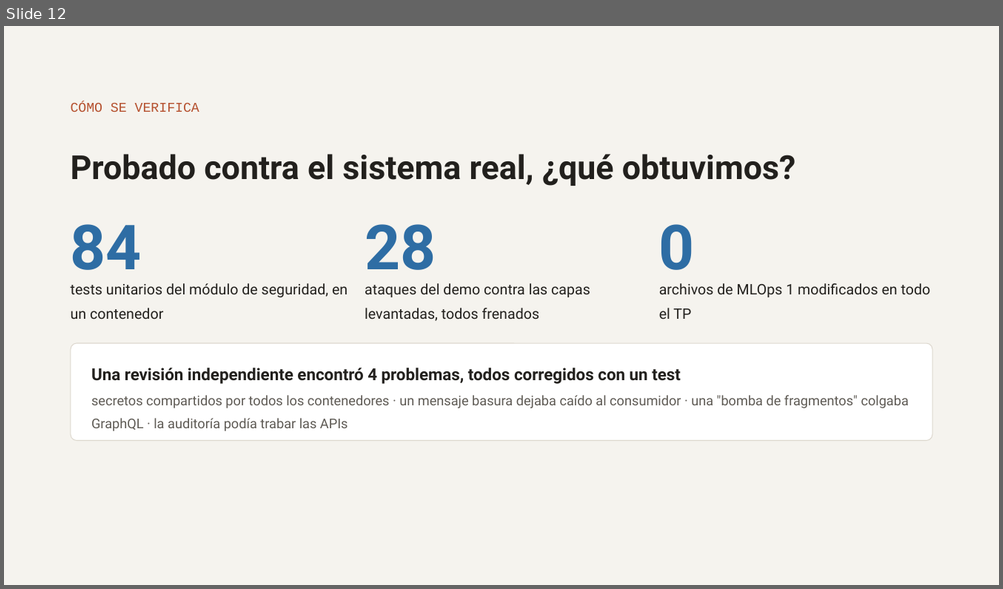
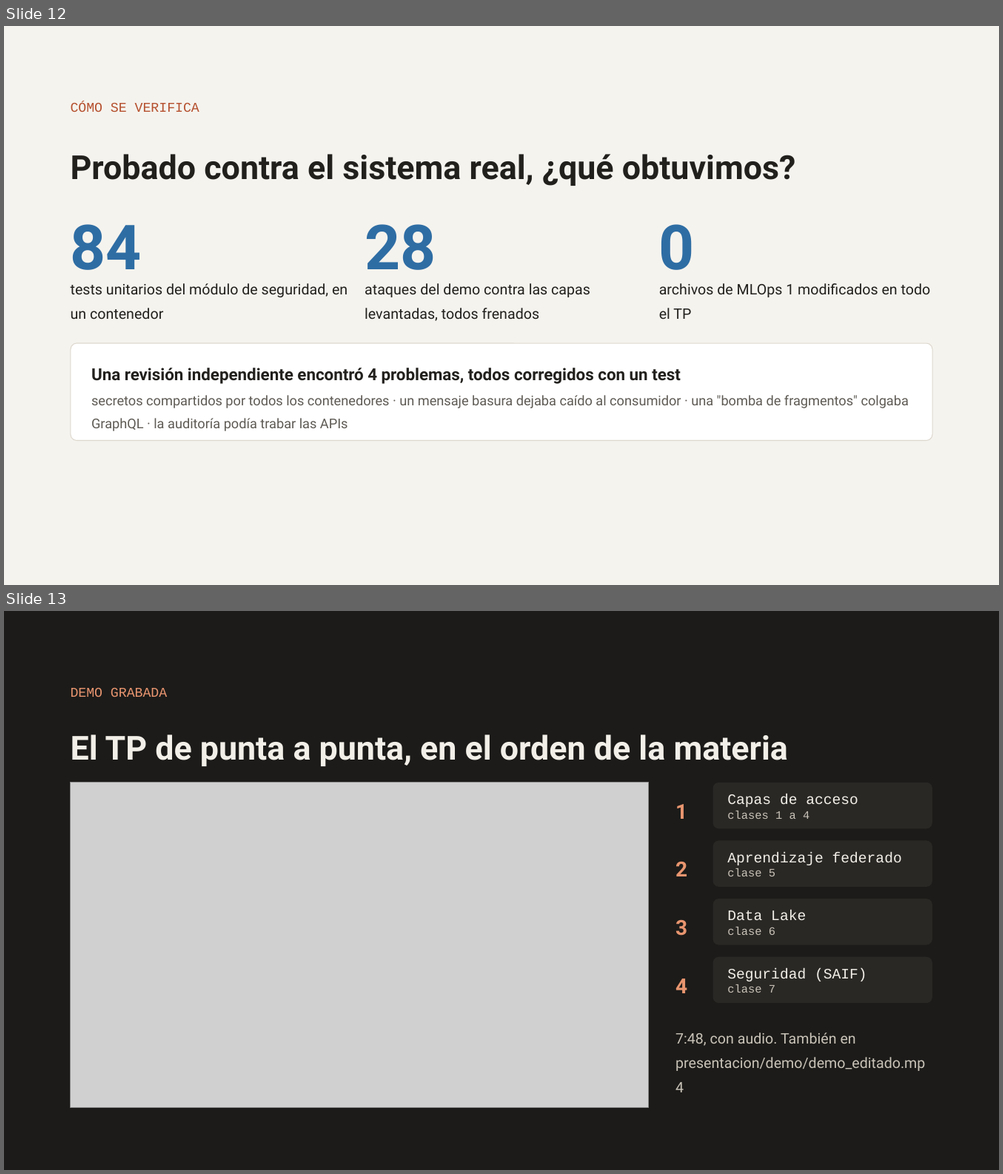
Before and after one commit to dichiazzar/MLOps2, a slide deck: TP_Final/MLOps2_TP_Final/presentacion/TP Final MLOps II.pptx. Shown one above the other, each under a label of ours: slide 12 before the commit, slides 12 and 13 after it. The pictures are 1003x589 and 1003x1174 pixels, drawn with LibreOffice and Linux fonts; fonts in the diff are those of the drawing; grey boxes stand for pictures. Boxes give left, top, right and bottom in pixels: in the first picture for what was removed or moved away, otherwise in the second. Text is boxed around its words. In the diff, an @@ line names an element or a change of style, - is before the commit and + after.

Commit message:
Demo grabada del TP: video editado, guion y scripts; el video reemplaza la demo en vivo en la presentación

```diff
--- a/TP_Final/MLOps2_TP_Final/presentacion/TP Final MLOps II.pptx
+++ b/TP_Final/MLOps2_TP_Final/presentacion/TP Final MLOps II.pptx
@@ slide 13 added at <box>4,611,999,1170</box>, background #1C1B19 @@
@@ text added at <box>71,688,167,697</box>, 13 pt, text #E8956F @@
+DEMO GRABADA
@@ text added at <box>71,735,788,766</box>, 32 pt, text #F2EFE8, bold @@
+El TP de punta a punta, en el orden de la materia
@@ picture added at <box>71,783,649,1108</box> @@
@@ rounded rectangle added at <box>713,783,932,829</box>, fill #2A2825, 14 pt, text #F2EFE8 @@
+Capas de acceso
+clases 1 a 4
@@ text added at <box>675,804,687,819</box>, 20 pt, text #E8956F, bold @@
+1
@@ rounded rectangle added at <box>713,841,932,887</box>, fill #2A2825, 14 pt, text #F2EFE8 @@
+Aprendizaje federado
+clase 5
@@ text added at <box>675,862,687,877</box>, 20 pt, text #E8956F, bold @@
+2
@@ rounded rectangle added at <box>713,899,932,945</box>, fill #2A2825, 14 pt, text #F2EFE8 @@
+Data Lake
+clase 6
@@ text added at <box>675,920,687,936</box>, 20 pt, text #E8956F, bold @@
+3
@@ rounded rectangle added at <box>713,957,932,1003</box>, fill #2A2825, 14 pt, text #F2EFE8 @@
+Seguridad (SAIF)
+clase 7
@@ text added at <box>675,979,687,994</box>, 20 pt, text #E8956F, bold @@
+4
@@ text added at <box>675,1033,925,1071</box>, 14 pt, text #C9C3B8 @@
+7:48, con audio. También en presentacion/demo/demo_editado.mp4
```
Also in this commit, not shown: 1 slide removed, 5 other files.
